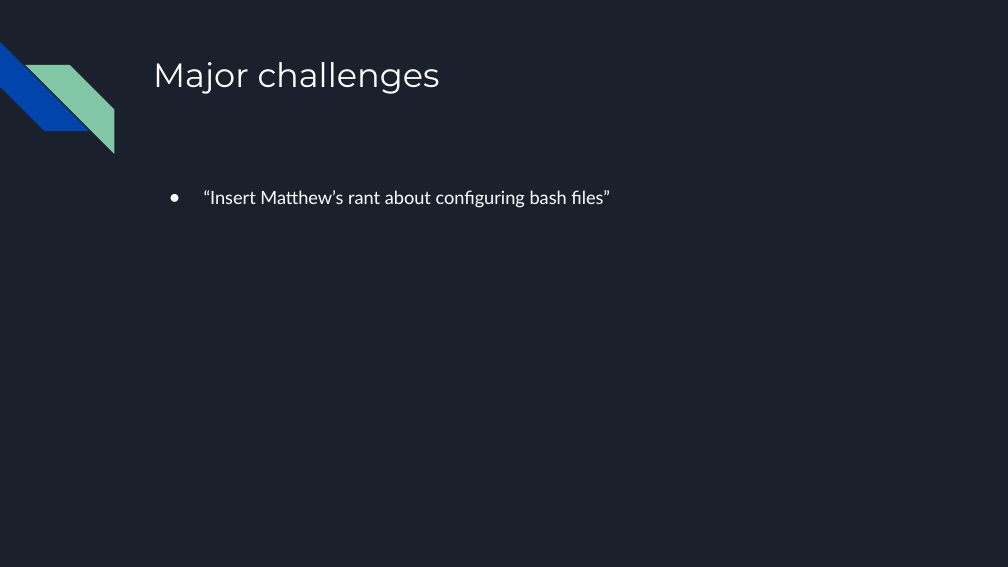
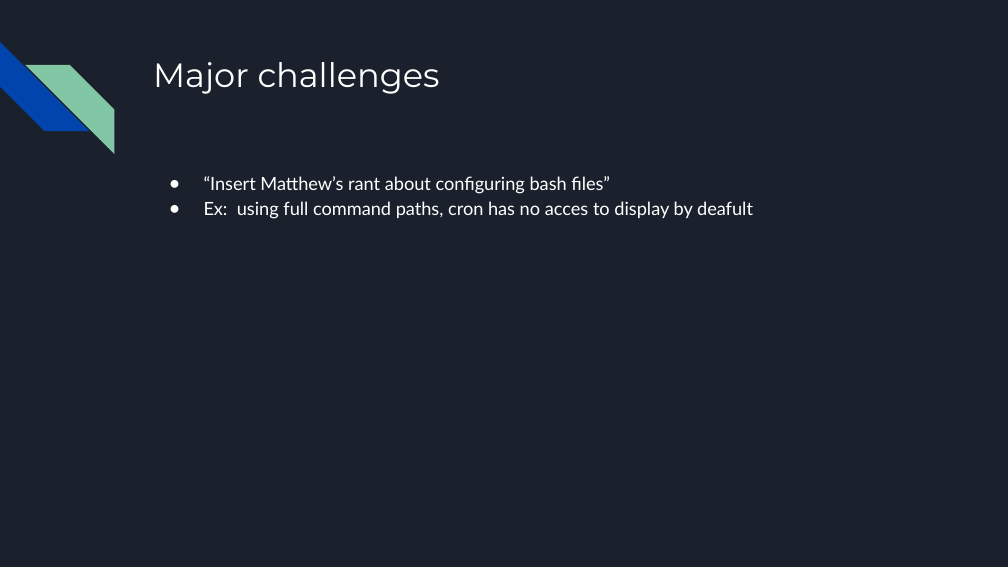
Before and after one commit to 4lex16/UnixProject, a slide deck: slide 7 of System Monitoring and Managing (1).pptx. Drawn at 1008x567 pixels with LibreOffice and Linux fonts; fonts in the diff are those of the drawing. Boxes give left, top, right and bottom in pixels: in the first picture for what was removed or moved away, otherwise in the second. Text is boxed around its words. In the diff, an @@ line names an element or a change of style, - is before the commit and + after.

```diff
--- a/System Monitoring and Managing (1).pptx
+++ b/System Monitoring and Managing (1).pptx
@@ text "“Insert Matthew’s rant about configuring ...": place and size @@
-text "“Insert Matthew’s rant about configuring ..." at box(204, 190, 610, 208)
+text "“Insert Matthew’s rant about configuring ..." at box(204, 176, 753, 219)
@@ text at box(204, 201, 753, 219): paragraph added @@
+● Ex: using full command paths, cron has no acces to display by deafult
```
Also in this commit, not shown: 7 other slides changed, 1 slide added, 1 slide removed.
